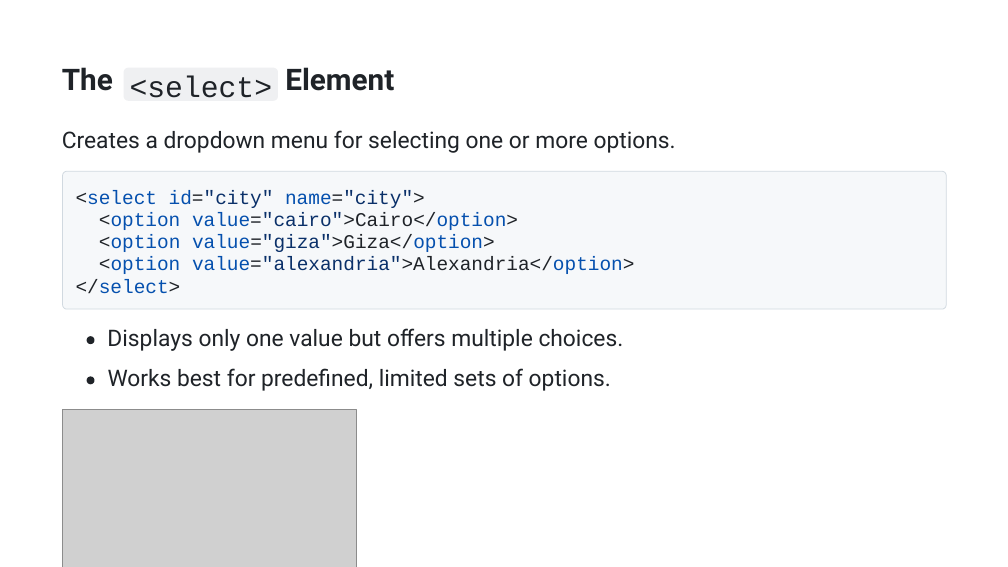
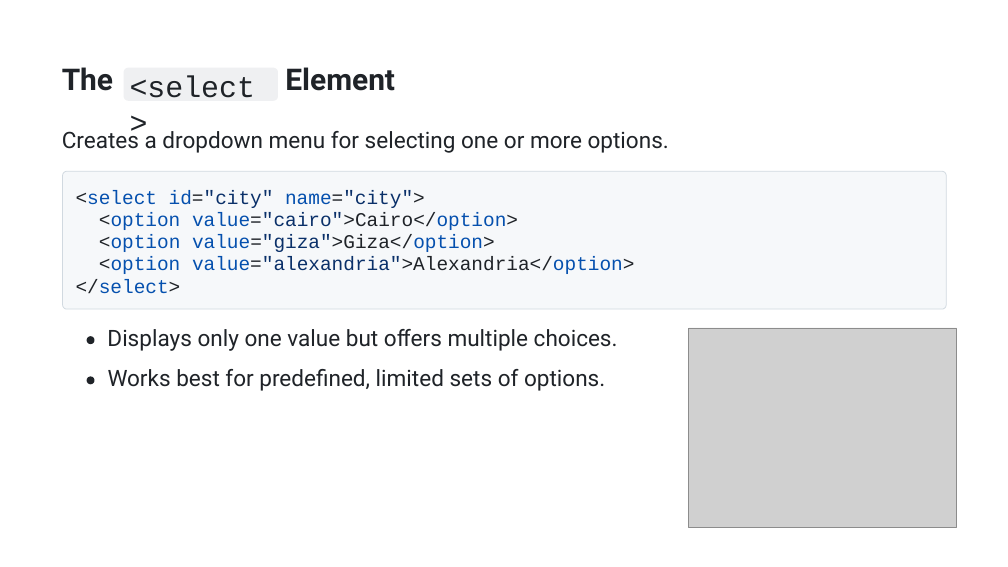
Before and after one commit to AhmedOsman101/Obsidian, a slide deck: slide 32 of src/College/yearTwo/firstTerm/WebDevelopment/tasks/presentation.pptx (slide 35 before the commit). Drawn at 1008x567 pixels with LibreOffice and Linux fonts; fonts in the diff are those of the drawing; grey boxes stand for pictures. Boxes give left, top, right and bottom in pixels: in the first picture for what was removed or moved away, otherwise in the second. Text is boxed around its words. In the diff, an @@ line names an element or a change of style, - is before the commit and + after.

```diff
--- a/src/College/yearTwo/firstTerm/WebDevelopment/tasks/presentation.pptx
+++ b/src/College/yearTwo/firstTerm/WebDevelopment/tasks/presentation.pptx
@@ text "<select>" at (130, 75, 255, 98): size 28.3 to 28.5 pt @@
@@ picture: place and size @@
-picture at (62, 410, 357, 567)
+picture at (689, 328, 957, 528)
@@ size 21.7 to 21.5 pt in 3 elements at (62, 128, 669, 153), (107, 329, 618, 351), (108, 369, 605, 391) @@
```
Also in this commit, not shown: 40 other slides changed, 1 slide added, 3 slides removed, 1 other file.
